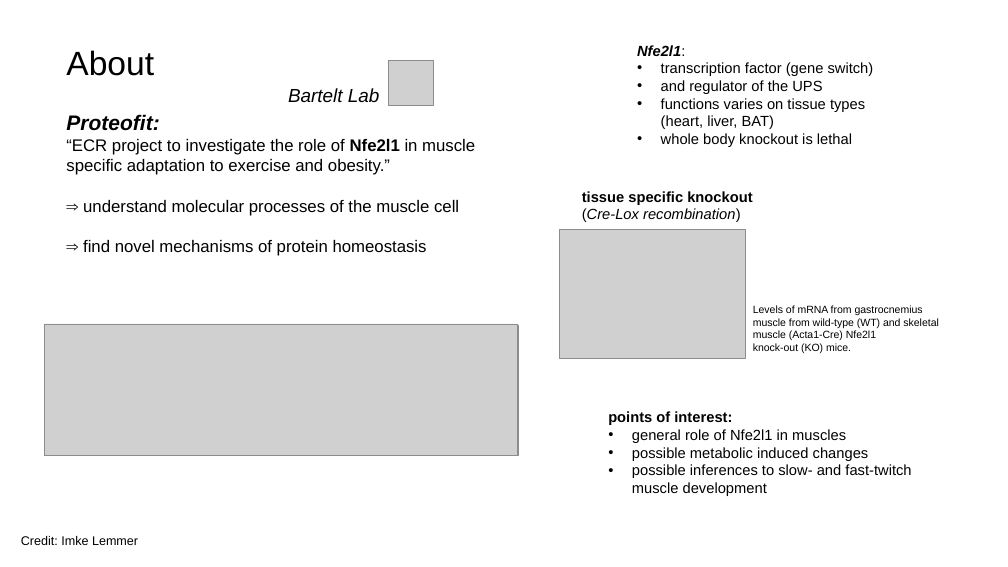
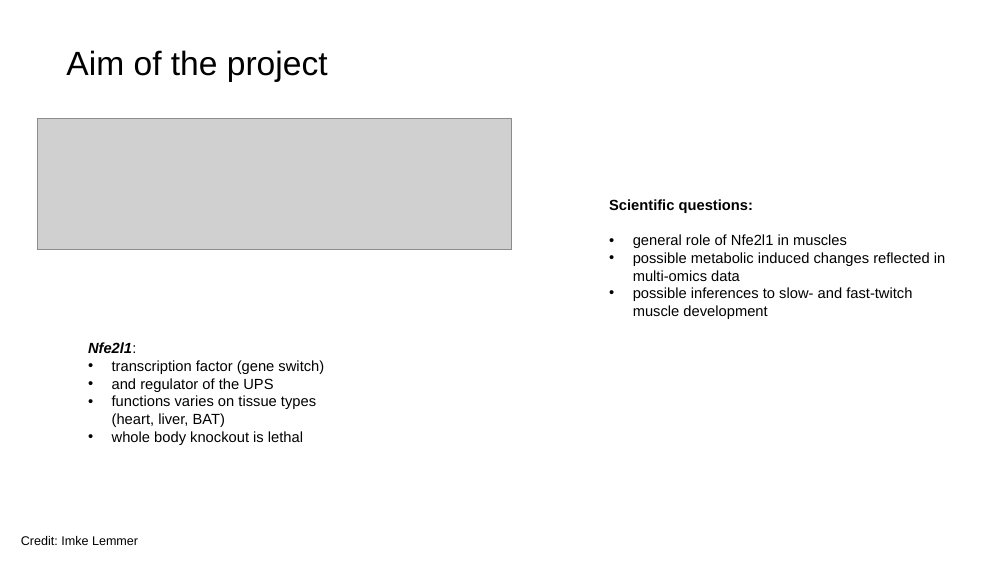
Before and after one commit to nkdst/proteofit, a slide deck: slide 3 of documents/221103_bachelor_outline.pptx. Drawn at 1008x567 pixels with LibreOffice and Linux fonts; fonts in the diff are those of the drawing; grey boxes stand for pictures; background and template pictures are left out. Boxes give left, top, right and bottom in pixels: in the first picture for what was removed or moved away, otherwise in the second. Text is boxed around its words. In the diff, an @@ line names an element or a change of style, - is before the commit and + after.

```diff
--- a/documents/221103_bachelor_outline.pptx
+++ b/documents/221103_bachelor_outline.pptx
@@ text at [66,50,328,82]: text changed @@
-About
+Aim of the project
@@ text removed at [288,88,380,102] @@
-Bartelt Lab
@@ picture removed at [388,60,433,106] @@
@@ text removed at [66,114,475,256] @@
-Proteofit:
-“ECR project to investigate the role of Nfe2l1 in muscle specific adaptation to exercise and obesity.”
-⇒ understand molecular processes of the muscle cell
-⇒ find novel mechanisms of protein homeostasis
@@ 2 pictures, 1 text: place and size @@
-2 pictures, 1 text at [45,324,518,455]
+2 pictures, 1 text at [38,118,511,250]
@@ text removed at [582,191,752,222] @@
-tissue specific knockout
-(Cre-Lox recombination)
@@ text "Scientific questions:": place and size @@
-text "Scientific questions:" at [608,411,911,496]
+text "Scientific questions:" at [609,199,945,319]
@@ text at [609,199,753,213]: text changed @@
-points of interest:
+Scientific questions:
@@ picture removed at [560,230,746,358] @@
@@ text at [633,252,945,281]: text changed @@
-• possible metabolic induced changes
+• possible metabolic induced changes reflected in
+  multi-omics data
@@ text removed at [753,305,939,353] @@
-Levels of mRNA from gastrocnemius muscle from wild-type (WT) and skeletal muscle (Acta1-Cre) Nfe2l1
-knock-out (KO) mice.
@@ text "Nfe2l1:": place and size @@
-text "Nfe2l1:" at [637,45,874,147]
+text "Nfe2l1:" at [88,342,324,445]
```
Also in this commit, not shown: 5 other slides changed, 1 other file.
